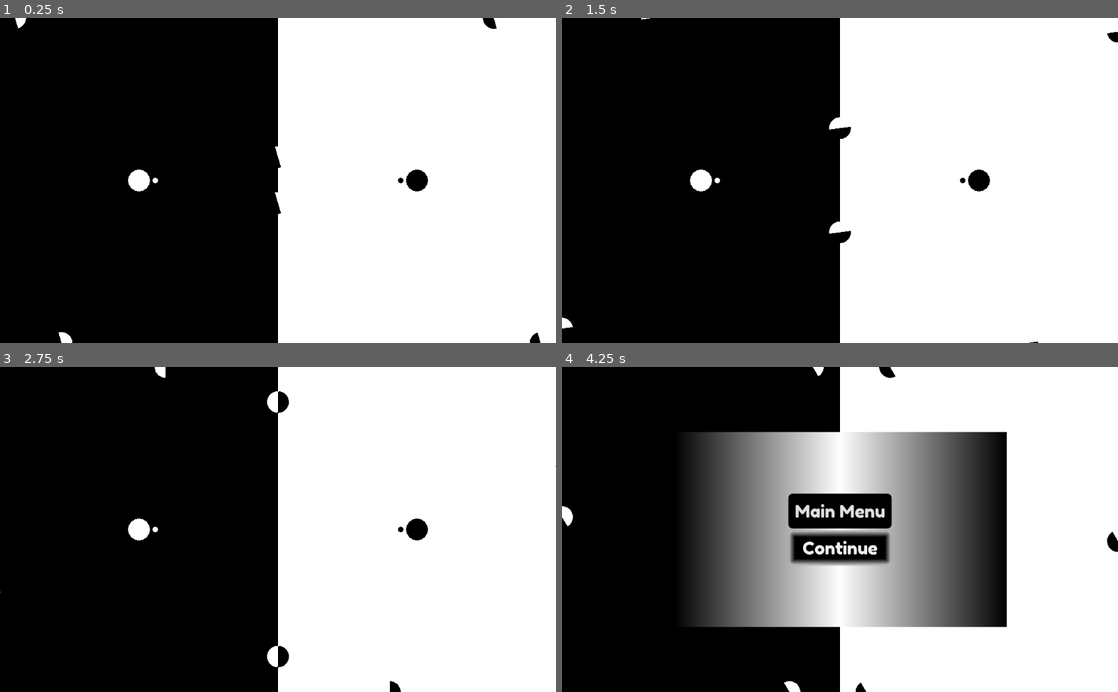
Above: before the commit, frames 1-4 (two rows, left to right).
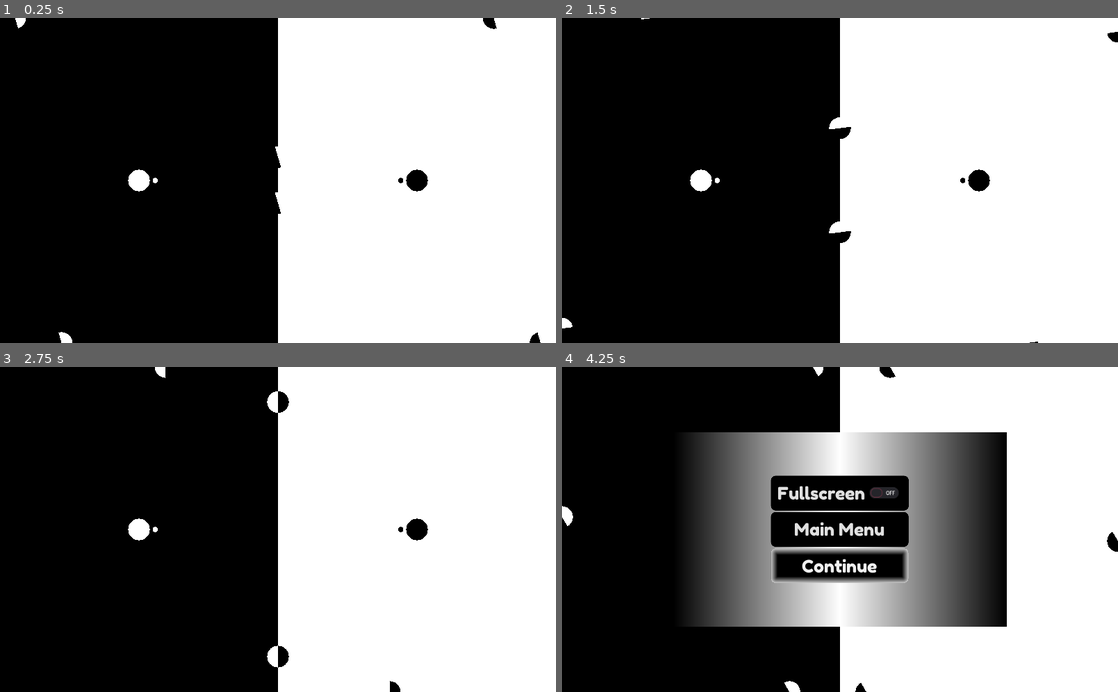
Above: after the commit, the same moments.

Repository: doctor-g/GGJ22
Game: Godot game, scene res://World/World.tscn
Two runs of this game, one before a commit and one after it. Both use one fixed random seed, a clock stepped at 60 frames per second and the inputs below.
Inputs:
- Up to frame 1 (0.25 s): no input
- Up to frame 2 (1.5 s): no input
- Up to frame 3 (2.75 s): no input
- Up to frame 4 (4.25 s): tap P (pause) at 4.15 s

The runs differ from the first frame. In frame 1, less than 0.1% of the frame differs, in the area x 2-98%, y 0-100%; in frame 2, 0.1%; in frame 3, 0.1%; in frame 4, 6.0%, in the area x 0-100%, y 0-100%.

Commit message:
Add fullscreen toggle

Diff:
--- a/project/Shared/theme.tres
+++ b/project/Shared/theme.tres
@@ -47,5 +47,6 @@
 Button/styles/focus = SubResource( 3 )
 Button/styles/hover = SubResource( 3 )
 Button/styles/normal = SubResource( 4 )
-Button/styles/pressed = SubResource( 3 )
+Button/styles/pressed = SubResource( 4 )
+CheckButton/styles/pressed = SubResource( 4 )
 PopupDialog/styles/panel = SubResource( 7 )
--- /dev/null
+++ b/project/UI/GameOptionsControl.gd
@@ -0,0 +1,11 @@
+extends VBoxContainer
+
+onready var _fullscreen_toggle := $FullscreenToggle
+
+
+func update_toggle_state()->void:
+	_fullscreen_toggle.pressed = OS.window_fullscreen
+
+
+func _on_FullscreenToggle_toggled(button_pressed):
+	OS.window_fullscreen = button_pressed
--- /dev/null
+++ b/project/UI/GameOptionsControl.tscn
@@ -0,0 +1,18 @@
+[gd_scene load_steps=2 format=2]
+
+[ext_resource path="res://UI/GameOptionsControl.gd" type="Script" id=1]
+
+[node name="GameOptionsControl" type="VBoxContainer"]
+anchor_right = 1.0
+anchor_bottom = 1.0
+script = ExtResource( 1 )
+__meta__ = {
+"_edit_use_anchors_": false
+}
+
+[node name="FullscreenToggle" type="CheckButton" parent="."]
+margin_right = 1024.0
+margin_bottom = 40.0
+text = "Fullscreen"
+
+[connection signal="toggled" from="FullscreenToggle" to="." method="_on_FullscreenToggle_toggled"]
--- a/project/UI/PauseMenu.gd
+++ b/project/UI/PauseMenu.gd
@@ -1,9 +1,11 @@
 extends PopupDialog
 
 onready var _continue_button := $CenterContainer/VBoxContainer/ContinueButton
+onready var _game_options := $CenterContainer/VBoxContainer/GameOptionsControl
 
 func show():
 	.show()
+	_game_options.update_toggle_state()
 	_continue_button.grab_focus()
 
 
--- a/project/UI/PauseMenu.tscn
+++ b/project/UI/PauseMenu.tscn
@@ -1,11 +1,11 @@
-[gd_scene load_steps=3 format=2]
+[gd_scene load_steps=4 format=2]
 
 [ext_resource path="res://UI/PauseMenu.gd" type="Script" id=1]
 [ext_resource path="res://Shared/theme.tres" type="Theme" id=2]
+[ext_resource path="res://UI/GameOptionsControl.tscn" type="PackedScene" id=3]
 
 [node name="PauseMenu" type="PopupDialog"]
 pause_mode = 2
-visible = true
 anchor_left = 0.2
 anchor_top = 0.2
 anchor_right = 0.8
@@ -24,20 +24,23 @@
 }
 
 [node name="VBoxContainer" type="VBoxContainer" parent="CenterContainer"]
-margin_left = 212.0
-margin_top = 114.0
-margin_right = 402.0
-margin_bottom = 246.0
+margin_left = 180.0
+margin_top = 80.0
+margin_right = 434.0
+margin_bottom = 280.0
+
+[node name="GameOptionsControl" parent="CenterContainer/VBoxContainer" instance=ExtResource( 3 )]
 
 [node name="MainMenuButton" type="Button" parent="CenterContainer/VBoxContainer"]
-margin_right = 190.0
-margin_bottom = 64.0
+margin_top = 68.0
+margin_right = 254.0
+margin_bottom = 132.0
 text = "Main Menu"
 
 [node name="ContinueButton" type="Button" parent="CenterContainer/VBoxContainer"]
-margin_top = 68.0
-margin_right = 190.0
-margin_bottom = 132.0
+margin_top = 136.0
+margin_right = 254.0
+margin_bottom = 200.0
 text = "Continue"
 
 [connection signal="pressed" from="CenterContainer/VBoxContainer/MainMenuButton" to="." method="_on_MainMenuButton_pressed"]
--- a/project/project.godot
+++ b/project/project.godot
@@ -28,6 +28,11 @@
 
 Globals="*res://Shared/Globals.gd"
 Jukebox="*res://Shared/Jukebox.tscn"
+
+[display]
+
+window/stretch/mode="2d"
+window/stretch/aspect="keep"
 
 [input]
 
